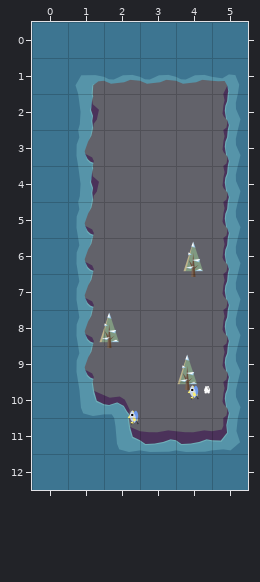
An edit to a level. Tiled map, assets/maps/map1.tmx. That is the earlier state.
Cells are 512x512 px. Shown: x 0..5, y 0..12.
And afterwards:
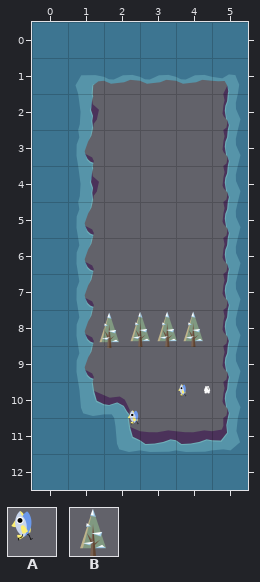
Key: from "salmon_walk_2_small": A 0; from "tundra_tree_snow_small": B 0.
Objects are placed by their top-left corner, in cells (3,4 is the top-left corner of cell 3,4); size is 1x1 cell unless given.
Diff:
--- layer "Enemies"
-A at 4.3,10.1 size 0.7x0.6
+A at 4,10 size 0.5x0.5
--- layer "Trees"
-B at 4,6.1
+B at 3.3,8
-B at 3.8,9.2
+B at 2.5,8
+B at 4,8
Boxes around the changes in both pictures, in picture pixels (x1, y1, x2, y2):
old place: (183, 241, 203, 277)
changed: (130, 311, 203, 347)
changed: (177, 354, 199, 400)
